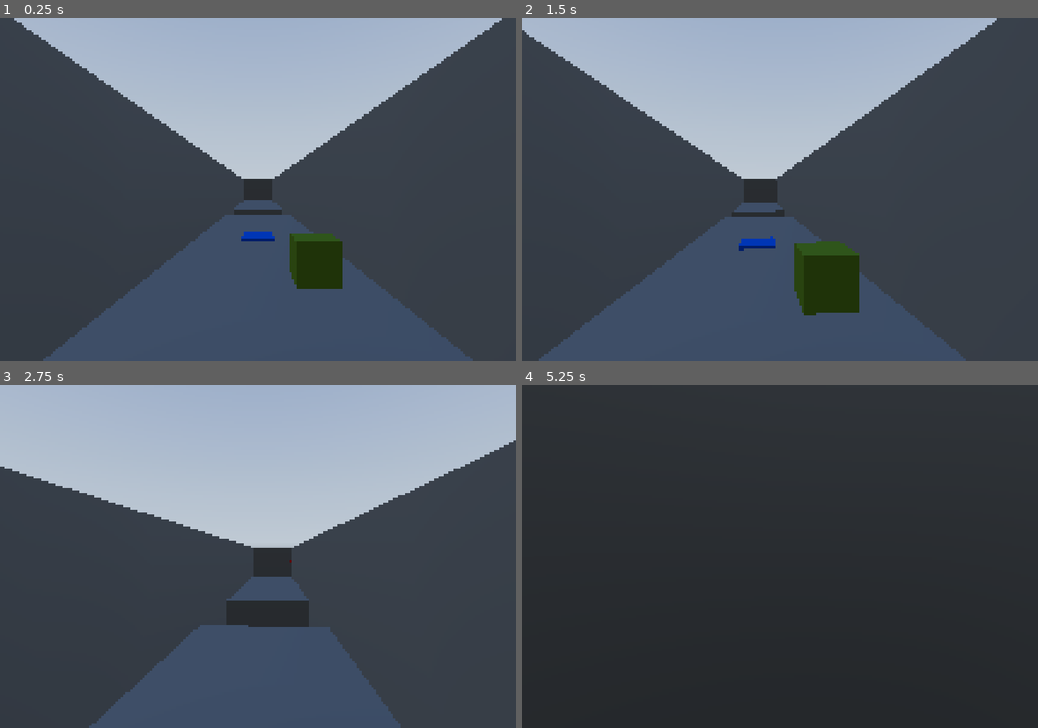
Above: before the commit, frames 1-4 (two rows, left to right).
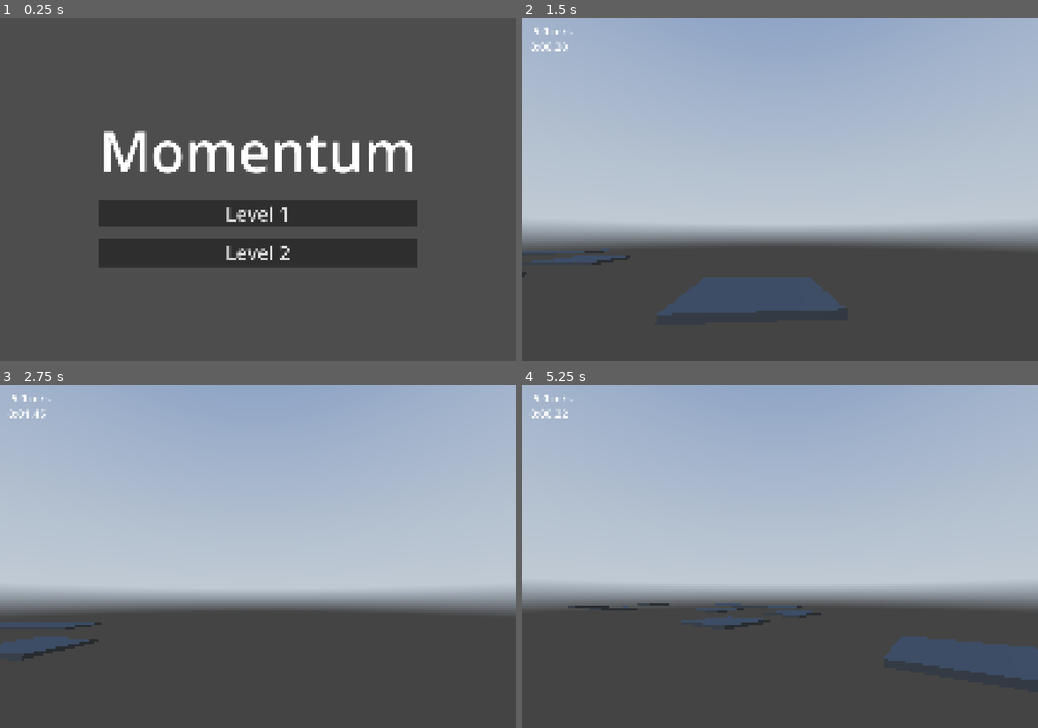
Above: after the commit, the same moments.

Repository: BingleyPro/momentum
Game: Godot game, scene res://menus/main_menu.tscn
Same seed, same stepped clock (60 frames per second), same inputs: the game is played once before the commit and once after it. Before the commit the project starts from res://levels/level01.tscn. A sky picture missing from this copy of the repository is replaced by a grey-blue gradient.
Inputs (mouse positions are in pixels of both pictures, inside the frame that each line leads up to):
- Up to frame 1 (0.25 s): no input
- Up to frame 2 (1.5 s): click (780, 251) at 0.5 s, where only the run after the commit has a clickable "Level 2"; tap Enter (ui_accept) at 1.25 s; move the mouse to (805, 189) at 1.27 s; hold W (forwards) from 1.28 s (still down); hold C (slide) from 1.28 s (still down); click (805, 189) at 1.42 s
- Up to frame 3 (2.75 s): keep holding W (forwards); tap Space (jump) at 1.52, 1.82, 2.27, 2.3, 2.57 s; tap Enter (ui_accept) at 1.55, 2.1 s; move the mouse to (232, 556) at 2.02 s; release C (slide) at 2.03 s; click (232, 556) at 2.17 s
- Up to frame 4 (5.25 s): move the mouse to (790, 549) at 2.77 s; hold Space (jump) 2.78-3.53 s; click (790, 549) at 2.92 s; tap C (slide) at 3.05 s; move the mouse to (774, 563) at 3.52 s; tap E (interact) at 3.6 s; click (774, 563) at 3.67 s; tap Space (jump) at 3.77, 4.07, 4.52, 4.55, 4.82 s; tap Enter (ui_accept) at 3.8 s; move the mouse to (816, 559) at 4.27 s; hold C (slide) 4.28-5.03 s; click (816, 559) at 4.42 s; tap Escape (escape) at 4.9 s; move the mouse to (625, 505) at 5.02 s; release W (forwards) at 5.03 s; hold A (left) from 5.03 s (still down); tap Shift (sprint) at 5.1 s; click (625, 505) at 5.17 s

The runs differ from the first frame. In frame 1, 58% of the frame differs, in the area x 0-98%, y 0-100%; in frame 2, 60%; in frame 3, 46%; in frame 4, 99%, in the area x 0-100%, y 0-100%.

Commit message:
improved movement + hud!

Diff:
--- a/levels/level01.tscn
+++ b/levels/level01.tscn
@@ -763,11 +763,10 @@
 
 [node name="JumpPad" parent="." unique_id=375999553 instance=ExtResource("17_myk8p")]
 transform = Transform3D(0.9999999, 0, 0, 0, 0.9999999, 0, 0, 0, 1, -6, 0, 1)
+visible = false
+enabled = false
 launch_velocity = Vector3(-4.93, 25.05, -8.86)
 cooldown = 0.4
 
-[node name="Box2" parent="." unique_id=2012021393 instance=ExtResource("13_wrqhy")]
-transform = Transform3D(1, 0, 0, 0, 1, 0, 0, 0, 1, -3, 0, 0)
-
 [node name="Finish" parent="." unique_id=932274089 instance=ExtResource("18_ta2wi")]
 transform = Transform3D(1, 0, 0, 0, 1, 0, 0, 0, 1, -84, -23, -44)
--- a/levels/level_02.tscn
+++ b/levels/level_02.tscn
@@ -64,9 +64,15 @@
 [node name="Floor15" parent="Environment" unique_id=402024902 instance=ExtResource("3_8yqd8")]
 transform = Transform3D(1, 0, 0, 0, 1, 0, 0, 0, 1, 22, 0, 0)
 
+[node name="Floor26" parent="Environment" unique_id=884463797 instance=ExtResource("3_8yqd8")]
+transform = Transform3D(1, 0, 0, 0, 1, 0, 0, 0, 1, 5, 0, 7)
+
 [node name="Floor16" parent="Environment" unique_id=2026306998 instance=ExtResource("3_8yqd8")]
 transform = Transform3D(1, 0, 0, 0, 1, 0, 0, 0, 1, 22, 0, -9)
 
+[node name="Floor28" parent="Environment" unique_id=1630087319 instance=ExtResource("3_8yqd8")]
+transform = Transform3D(1, 0, 0, 0, 1, 0, 0, 0, 1, 32, 0, -9)
+
 [node name="Floor17" parent="Environment" unique_id=447880546 instance=ExtResource("3_8yqd8")]
 transform = Transform3D(1, 0, 0, 0, 1, 0, 0, 0, 1, 22, 0, -19)
 
@@ -84,6 +90,9 @@
 
 [node name="Floor22" parent="Environment" unique_id=1320287251 instance=ExtResource("3_8yqd8")]
 transform = Transform3D(1, 0, 0, 0, 1, 0, 0, 0, 1, 55, 0, -15)
+
+[node name="Floor27" parent="Environment" unique_id=430722916 instance=ExtResource("3_8yqd8")]
+transform = Transform3D(1, 0, 0, 0, 1, 0, 0, 0, 1, 45, 0, -15)
 
 [node name="Floor23" parent="Environment" unique_id=214269138 instance=ExtResource("3_8yqd8")]
 transform = Transform3D(1, 0, 0, 0, 1, 0, 0, 0, 1, 55, 0, -7)
--- a/player/player.gd
+++ b/player/player.gd
@@ -19,6 +19,17 @@
 @export_range(0.0, 3.0, 0.05, "suffix:m") var SLIDE_CAMERA_DROP = 0.7
 @export_range(0.0, 10.0, 1.0, "suffix:m/s") var CAMERA_TRANSITION_SPEED = 5.0
 
+# Speed added on slide
+@export_range(0.0, 10.0, 0.5, "suffix:m/s") var SLIDE_BOOST = 4.0
+@export_range(0.0, 3.0, 0.1, "suffix:m/s") var SLIDE_BOOST_COOLDOWN = 1.0
+@export_range(0.0, 3.0, 0.1, "suffix:m/s") var SLIDE_SLOPE_GRAVITY = 1.5
+
+@export_group("Feel")
+@export_range(0.0, 0.3, 0.01, "suffix:s") var COYOTE_TIME = 0.12
+@export_range(0.0, 0.3, 0.01, "suffix:s") var JUMP_BUFFER = 0.12
+@export_range(0.0, 30.0, 1.0, "suffix:deg") var FOV_BOOST = 12.0 # feel the speed!
+@export_range(5.0, 40.0, 1.0, "suffix:m/s") var FOV_MAX_SPEED = 18.0
+
 @export_category("Settings")
 @export var mouse_sensitivity: float = 0.002
 @export var is_active = true
@@ -26,9 +37,13 @@
 @export_group("Pickup")
 @export var follow_speed = 8.0
 @export var follow_strength = 10.0
+@export_range(0.0, 30.0, 0.5, "suffix:m/s") var THROW_SPEED = 8.0
 
 @export_category("Debug")
 @export var start_at_checkpoint: Node
+
+const MENU_SCENE = "res://menus/main_menu.tscn"
+const BEST_TIMES_FILE = "user://best_times.cfg"
 
 var held_object: RigidBody3D = null
 var original_gravity = 1.0
@@ -42,6 +57,20 @@
 
 var will_launch = false
 var pending_launch_velocity = Vector3.ZERO
+
+var run_time = 0.0
+var timer_running = false
+var finished = false
+var next_level_path = ""
+
+var slide_boost_timer = 0.0
+var coyote_timer = 0.0
+var jump_buffer_timer = 0.0
+var was_grounded = true
+
+var base_fov: float
+var hud_label: Label
+var complete_label: Label
 
 @onready var head: Node3D = $Head
 @onready var camera: Camera3D = $Head/Camera3D
@@ -50,6 +79,7 @@
 
 @onready var prompt_panel: PanelContainer = $CanvasLayer/PromptPanel
 @onready var action_label: Label = $CanvasLayer/PromptPanel/HBoxContainer/ActionLabel
+@onready var canvas: CanvasLayer = $CanvasLayer
 
 var checkpoint_location: Transform3D
 
@@ -57,6 +87,10 @@
 	standing_head_y = head.position.y
 	Input.mouse_mode = Input.MOUSE_MODE_CAPTURED
 
+	base_fov = camera.fov
+	floor_snap_length = 0.5
+	build_hud()
+
 	checkpoint_location = global_transform
 
 	if not is_active:
@@ -69,6 +103,10 @@
 		respawn()
 
 func _unhandled_input(event) -> void:
+	if finished:
+		handle_finished_input(event)
+		return
+
 	if event is InputEventMouseMotion:
 		if Input.mouse_mode == Input.MOUSE_MODE_CAPTURED:
 			# Rotate the player's head for mouse movement
@@ -80,6 +118,10 @@
 				deg_to_rad(85)
 			)
 
+	elif event is InputEventMouseButton and event.pressed and event.button_index == MOUSE_BUTTON_LEFT:
+		if is_instance_valid(held_object):
+			throw_object()
+
 	elif event.is_action_pressed("interact"):
 		# If holding object, drop it
 		if is_instance_valid(held_object):
@@ -108,6 +150,26 @@
 	elif Input.is_action_just_pressed("respawn"):
 		respawn()
 
+func handle_finished_input(event) -> void:
+	if event.is_action_pressed("ui_accept") or event.is_action_pressed("jump"):
+		if next_level_path.is_empty():
+			get_tree().change_scene_to_file(MENU_SCENE)
+		else:
+			get_tree().change_scene_to_file(next_level_path)
+	elif event.is_action_pressed("restart"):
+		get_tree().reload_current_scene()
+	elif event.is_action_pressed("escape"):
+		get_tree().change_scene_to_file(MENU_SCENE)
+
+func throw_object() -> void:
+	var object = held_object
+	drop_object()
+
+	object.linear_velocity = velocity + THROW_SPEED * -camera.global_basis.z
+
+func get_horizontal_speed() -> float:
+	return Vector2(velocity.x, velocity.z).length()
+
 func launch(launch_velocity: Vector3):
 	pending_launch_velocity = launch_velocity
 	will_launch = true
@@ -166,7 +228,11 @@
 
 	reset_physics_interpolation()
 
-func _process(_delta) -> void:
+func _process(delta) -> void:
+	update_hud(delta)
+	if finished:
+		return
+
 	var action = ""
 	var world_position = Vector3.ZERO
 
@@ -190,7 +256,7 @@
 		action_label.text = action
 		prompt_panel.reset_size()
 
-		prompt_panel.show()
+	prompt_panel.show()
 
 	var screen_position = camera.unproject_position(world_position)
 
@@ -199,7 +265,76 @@
 		prompt_panel.size.y + 12
 	)
 
+func build_hud() -> void:
+	# Programatically build hud
+	hud_label = Label.new()
+	hud_label.position = Vector2(48, 32)
+	hud_label.add_theme_font_size_override("font_size", 64)
+	hud_label.add_theme_color_override("font_outline_color", Color.BLACK)
+	hud_label.add_theme_color_override("outline_size", 12)
+	canvas.add_child(hud_label)
+
+	complete_label = Label.new()
+	complete_label.set_anchors_preset(Control.PRESET_FULL_RECT)
+	complete_label.horizontal_alignment = HORIZONTAL_ALIGNMENT_CENTER
+	complete_label.vertical_alignment = VERTICAL_ALIGNMENT_CENTER
+	complete_label.add_theme_font_size_override("font_size", 110)
+	complete_label.add_theme_color_override("font_outline_color", Color.BLACK)
+	complete_label.add_theme_color_override("outline_size", 20)
+	complete_label.hide()
+	canvas.add_child(complete_label)
+
+func update_hud(delta) -> void:
+	if timer_running:
+		run_time += delta
+
+	var speed = get_horizontal_speed()
+	hud_label.text = "%4.1f m/s\n%s" % [speed, format_time(run_time)]
+
+	# Increase FOV
+	var t = clampf(inverse_lerp(SPRINT_SPEED, FOV_MAX_SPEED, speed), 0.0, 1.0)
+	camera.fov = lerpf(camera.fov, base_fov + FOV_BOOST * t, 1.0 - exp(-8.0 * delta))
+
+func boost(direction: Vector3, amount: float, max_speed: float) -> void:
+	# boost logic
+	pass
+
+func finish_level(next_level: String) -> void:
+	if finished:
+		true
+	finished = true
+	timer_running = false
+	velocity = Vector3.ZERO
+	if is_instance_valid(held_object):
+		drop_object()
+
+	# Save time
+	var file = ConfigFile.new()
+	file.load(BEST_TIMES_FILE)
+
+	var key = get_tree().current_scene.scene_file_path
+	var best = file.get_value("times", key, INF)
+
+	if run_time < best:
+		file.set_value("times", key, run_time)
+		file.save(BEST_TIMES_FILE)
+		best = run_time
+
+	var text = "Level Complete!\n%s" % format_time(run_time)
+	text += "NEW BEST!" if run_time < best else "(best %s)" % format_time(best)
+	text += "\n\n[Space] %s    [T] Retry    [Esc] Menu" % ("Next level" if not next_level.is_empty() else "Menu")
+	complete_label.text = text
+	complete_label.show()
+	prompt_panel.hide()
+
+func format_time(seconds: float) -> String:
+	var minutes = int(seconds) / 60
+	return "%d:%05.2f" % [minutes, fmod(seconds, 60.0)]
+
 func _physics_process(delta):
+	if finished:
+		return
+
 	if will_launch:
 		will_launch = false
 
@@ -211,16 +346,35 @@
 
 	var grounded = is_on_floor()
 
+	slide_boost_timer = maxf(0.0, slide_boost_timer - delta)
+
+	# Coyote time/jump buffer
+	if grounded:
+		coyote_timer = COYOTE_TIME
+	else:
+		coyote_timer = maxf(0.0, coyote_timer - delta)
+
+	if Input.is_action_just_pressed("jump"):
+		jump_buffer_timer = JUMP_BUFFER
+	else:
+		jump_buffer_timer = maxf(0.0, jump_buffer_timer - delta)
+
 	if not grounded:
 		velocity += get_gravity() * delta
 
-	if grounded and Input.is_action_just_pressed("jump"):
+	if jump_buffer_timer > 0.0 and coyote_timer > 0.0:
 		velocity.y = JUMP_VELOCITY
 		sliding = false
 		grounded = false
+		jump_buffer_timer = 0.0
+		coyote_timer = 0.0
 
 	var input_dir = Input.get_vector("left", "right", "forwards", "backwards")
 	var direction = (transform.basis * Vector3(input_dir.x, 0, input_dir.y)).normalized()
+
+	# Start timer if not already running
+	if not timer_running and (input_dir != Vector2.ZERO or Input.is_action_pressed("jump")):
+		timer_running = true
 
 	# Player should move faster forwards
 	var backward_amount = maxf(0.0, input_dir.y)
@@ -243,8 +397,14 @@
 			horizontal_velocity = horizontal_velocity.move_toward(Vector3.ZERO,
 			SLIDE_FRICTION * delta)
 
+			# Remove component of gravity that pushes player into floor
+			var floor_normal = get_floor_normal()
+			var g = get_gravity()
+			var along_slope = g - floor_normal * g.dot(floor_normal)
+			horizontal_velocity += Vector3(along_slope.x, 0, along_slope.z) * SLIDE_SLOPE_GRAVITY * delta
+
 			# Limited sideways steering
-			if direction != Vector3.ZERO:
+			if direction != Vector3.ZERO and horizontal_velocity.length() > 0.01:
 				var motion_direction = horizontal_velocity.normalized()
 
 				var steering_direction = direction - motion_direction * direction.dot(motion_direction)
@@ -254,10 +414,18 @@
 		elif direction != Vector3.ZERO:
 			var desired_velocity = direction * target_speed
 
-			horizontal_velocity = horizontal_velocity.move_toward(
+			if horizontal_velocity.length() > target_speed and horizontal_velocity.dot(direction) > 0:
+				horizontal_velocity = horizontal_velocity.move_toward(
+				desired_velocity,
+				GROUND_FRICTION * delta
+			)
+			else:
+				horizontal_velocity = horizontal_velocity.move_toward(
 				desired_velocity,
 				GROUND_ACCELERATION * delta
 			)
+
+
 		else:
 			horizontal_velocity = horizontal_velocity.move_toward(Vector3.ZERO,
 			GROUND_FRICTION * delta)
@@ -283,11 +451,15 @@
 		if not grounded or not Input.is_action_pressed("slide") or horizontal_velocity.length() < 2.0:
 			sliding = false
 	elif grounded and Input.is_action_just_pressed("slide"):
-		if horizontal_velocity.length() >= SLIDE_MIN_SPEED:
-			# Add initial speed boost
-			horizontal_velocity += direction * (horizontal_velocity.length() - 4.0)
-
-			sliding = true
+		var just_landed = not was_grounded
+
+		if (Input.is_action_just_pressed("slide") or just_landed) and horizontal_velocity.length() >= SLIDE_MIN_SPEED:
+			if slide_boost_timer <= 0.0:
+				horizontal_velocity += horizontal_velocity.normalized() * SLIDE_BOOST
+				slide_boost_timer = SLIDE_BOOST_COOLDOWN
+			sliding  = true
+
+	was_grounded = grounded
 
 	# Lower camera if sliding
 	var target_head_y = standing_head_y
--- a/project.godot
+++ b/project.godot
@@ -11,7 +11,7 @@
 [application]
 
 config/name="Momentum"
-run/main_scene="uid://dh2p3oxxmbj2a"
+run/main_scene="uid://ygilghvo6snn"
 config/features=PackedStringArray("4.7", "Forward Plus")
 config/icon="res://icon.svg"
 
